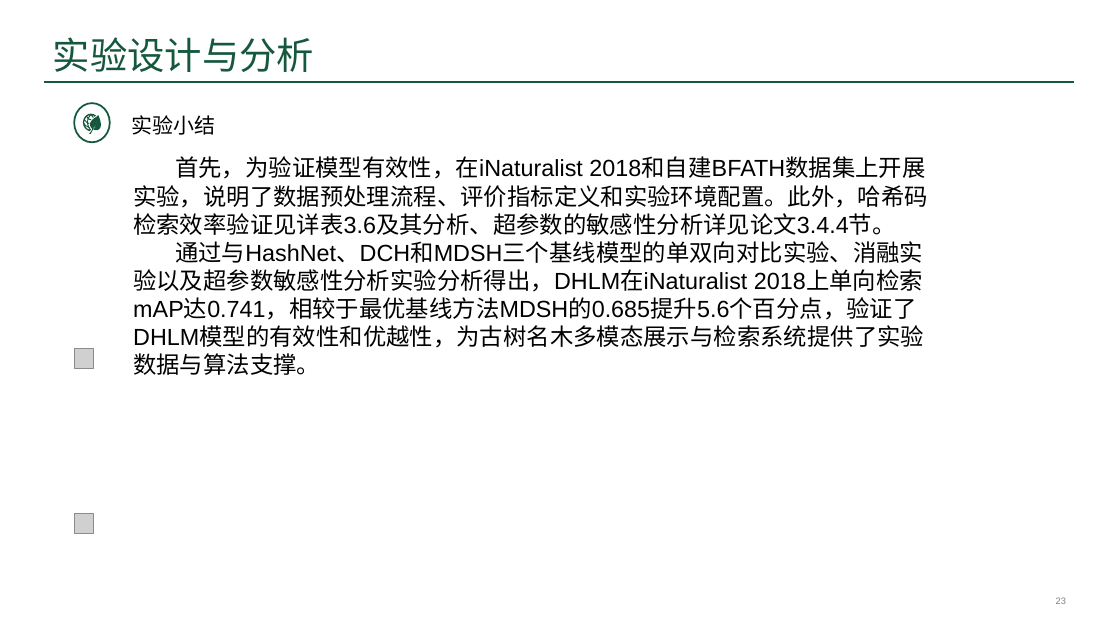
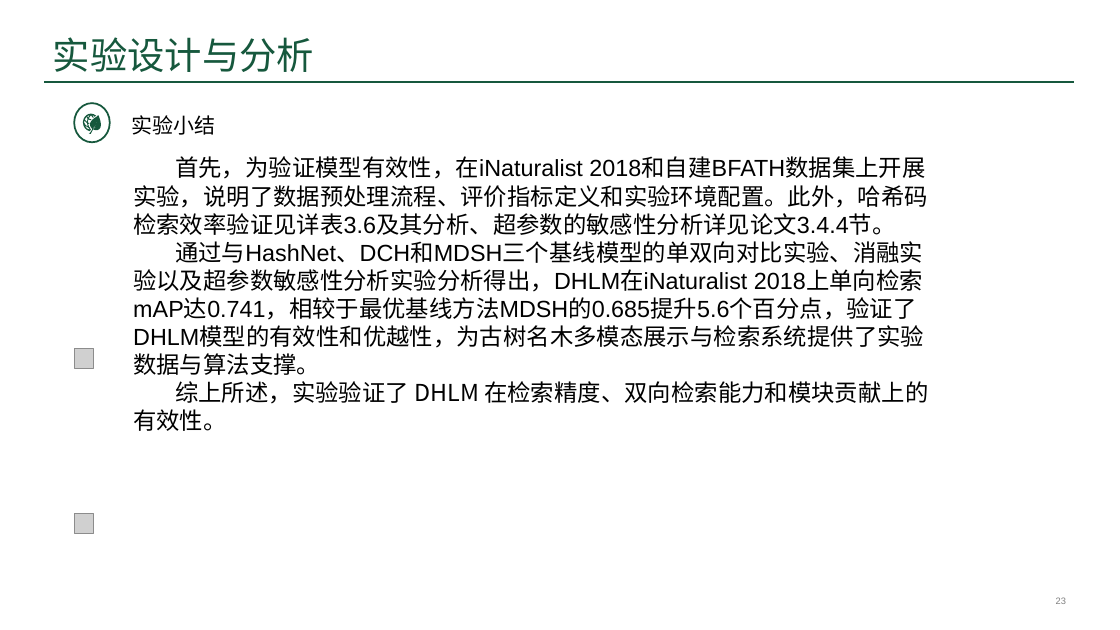
Before and after one commit to ssl1995/imooc-wiki, a slide deck: slide 23 of word/答辩/99-答辩准备/5200090_宋声林_答辩PPT.pptx. Drawn at 1120x630 pixels with LibreOffice and Linux fonts; fonts in the diff are those of the drawing; grey boxes stand for pictures; background and template pictures are left out. Boxes give left, top, right and bottom in pixels: in the first picture for what was removed or moved away, otherwise in the second. Text is boxed around its words. In the diff, an @@ line names an element or a change of style, - is before the commit and + after.

```diff
--- a/word/答辩/99-答辩准备/5200090_宋声林_答辩PPT.pptx
+++ b/word/答辩/99-答辩准备/5200090_宋声林_答辩PPT.pptx
@@ text at (133, 381, 928, 431): paragraph added @@
+综上所述，实验验证了 DHLM 在检索精度、双向检索能力和模块贡献上的有效性。
```
Also in this commit, not shown: 6 other slides changed, 9 other files.
